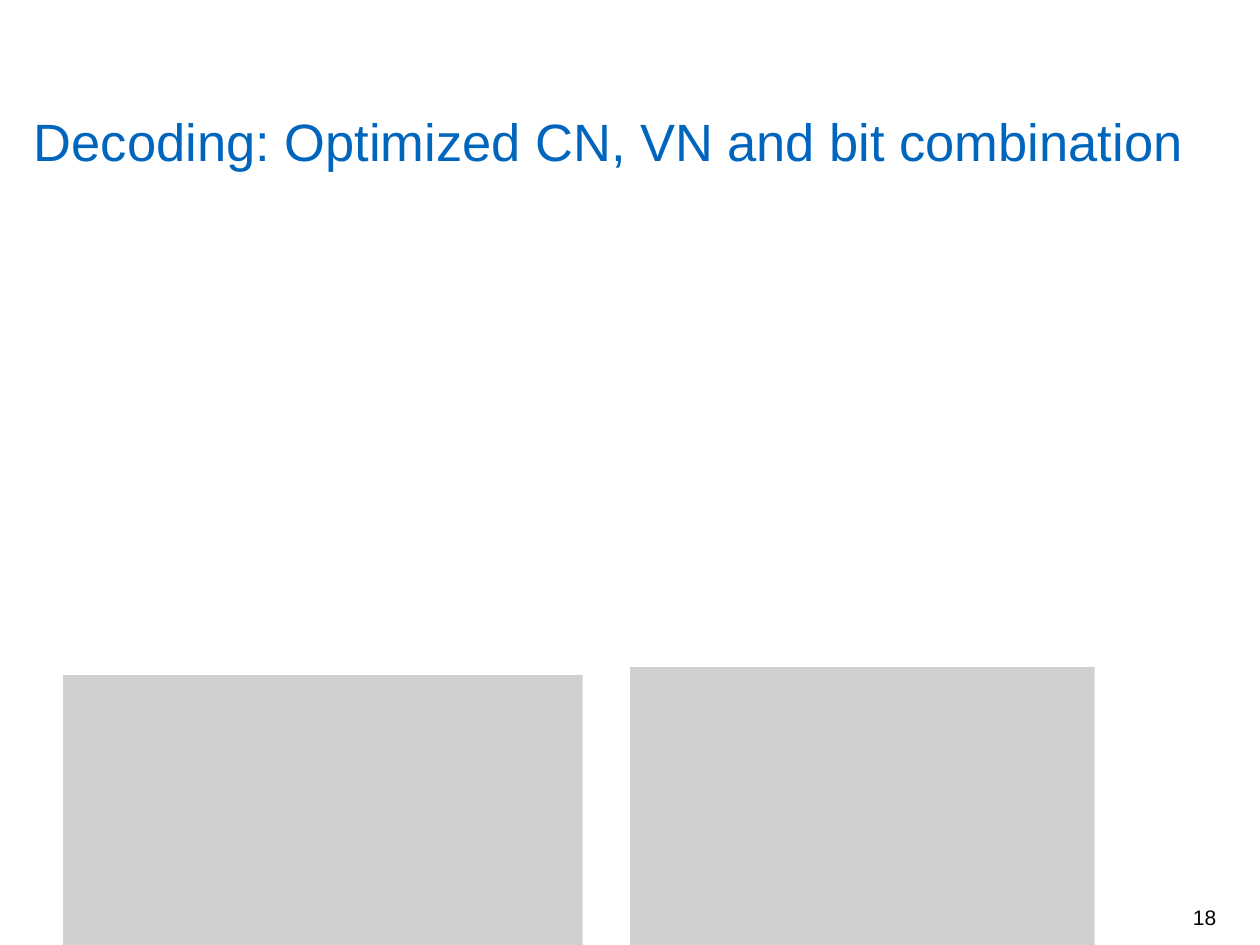
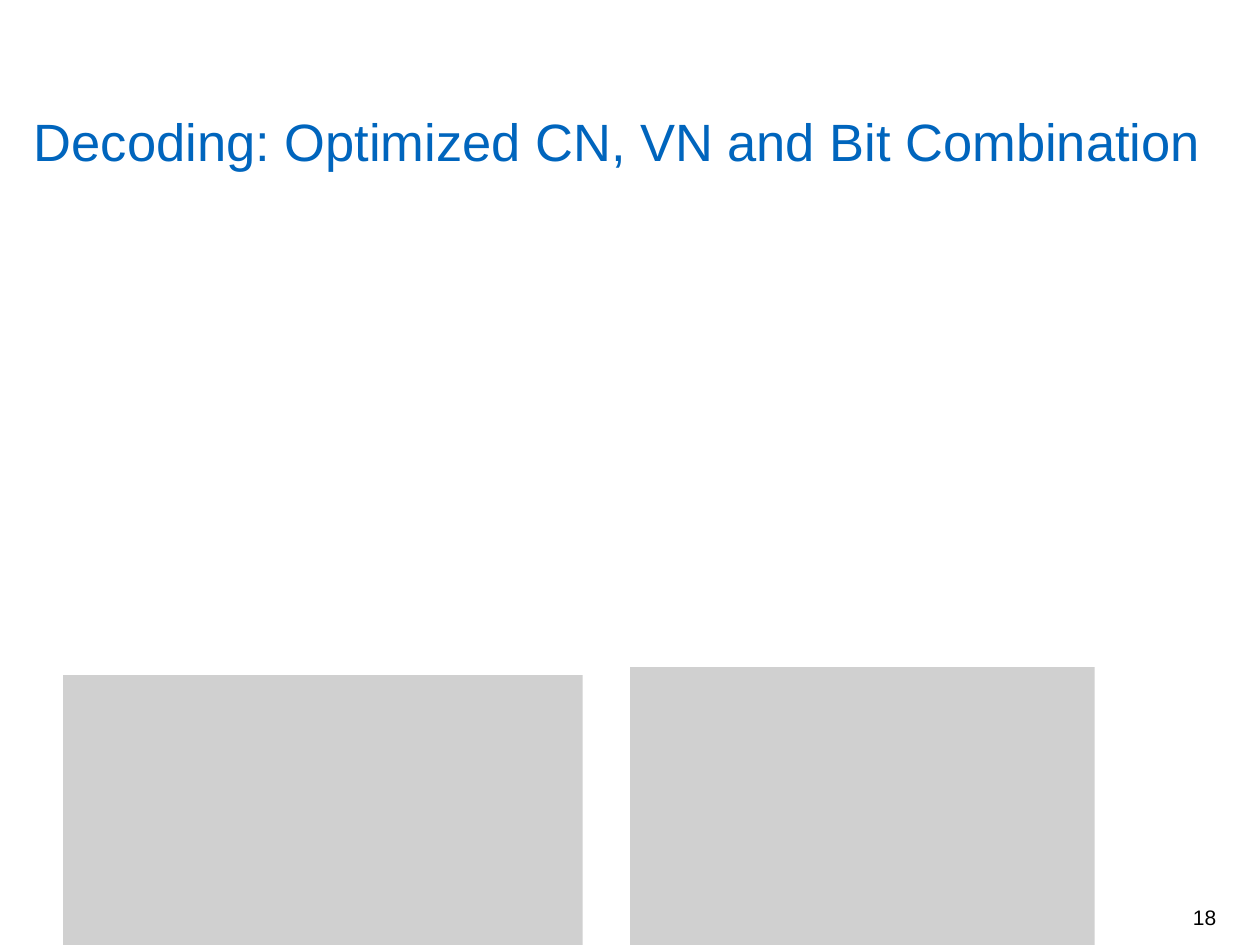
Before and after one commit to yadhu1961/thesis_5GPolorCodes, a slide deck: slide 18 of final_presentation/finalPpt1.4.pptx. Drawn at 1260x945 pixels with LibreOffice and Linux fonts; fonts in the diff are those of the drawing; grey boxes stand for pictures; background and template pictures are left out. Boxes give left, top, right and bottom in pixels: in the first picture for what was removed or moved away, otherwise in the second. Text is boxed around its words. In the diff, an @@ line names an element or a change of style, - is before the commit and + after.

```diff
--- a/final_presentation/finalPpt1.4.pptx
+++ b/final_presentation/finalPpt1.4.pptx
@@ title at [34,123,1200,172]: text changed @@
-Decoding: Optimized CN, VN and bit combination
+Decoding: Optimized CN, VN and Bit Combination
```
Also in this commit, not shown: 19 other slides changed.
